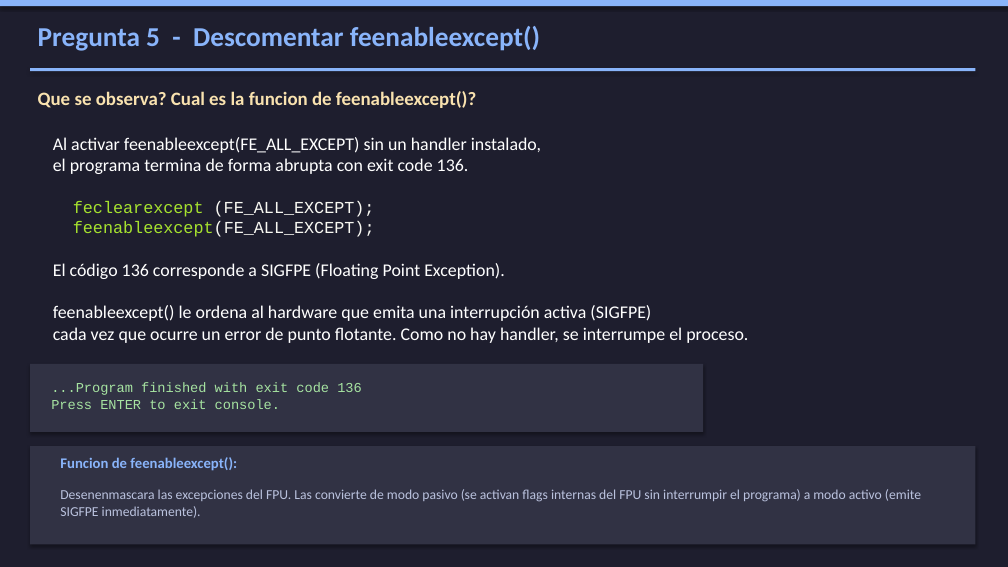
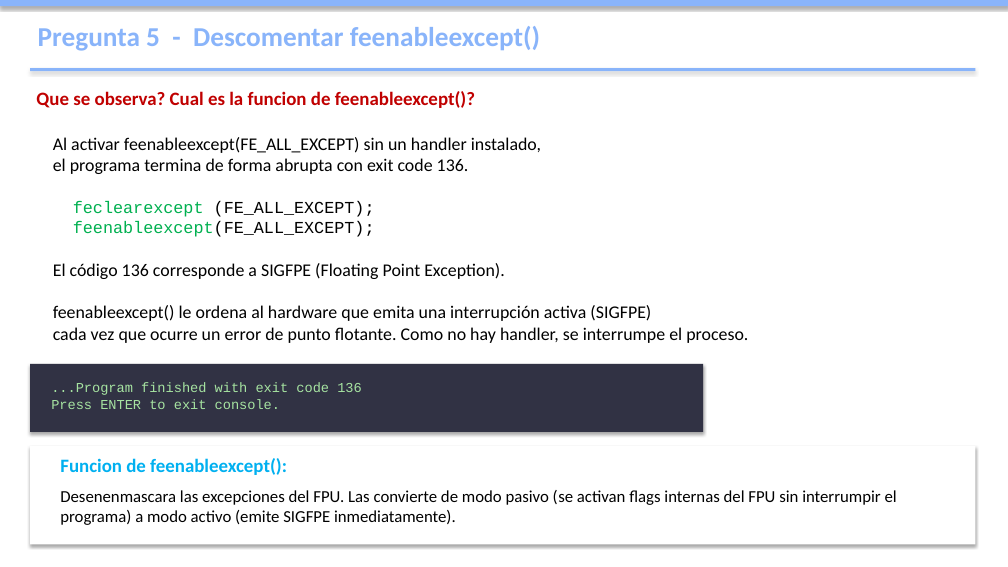
Before and after one commit to Juan-Stella/Control-y-Sistemas, a slide deck: slide 3 of Tp3/Ejercicio_6_Presentacion.pptx. Drawn at 1008x567 pixels with LibreOffice and Linux fonts; fonts in the diff are those of the drawing. Boxes give left, top, right and bottom in pixels: in the first picture for what was removed or moved away, otherwise in the second. Text is boxed around its words. In the diff, an @@ line names an element or a change of style, - is before the commit and + after.

```diff
--- a/Tp3/Ejercicio_6_Presentacion.pptx
+++ b/Tp3/Ejercicio_6_Presentacion.pptx
@@ background #1E1E2E to #FFFFFF @@
@@ text "Que se observa? Cual es ..." at [36,91,475,108]: text colour #F9E2AF to #C00000 @@
@@ text "Al activar feenableexcept(FE_ALL_EXCEPT) sin un ..." at [53,137,748,343]: text colour #FFFFFF to #000000 in "Al activar feenableexcept(FE_ALL_EXCEPT) sin un handler inst ...", "El código 136 corresponde a SIGFPE (Floating ..."; text colour #A6E22E to #00B050 in "feclearexcept", "feenableexcept(FE_ALL_EXCEPT);"; text colour #F8F8F2 to #000000 in "(FE_ALL_EXCEPT);", "feenableexcept(FE_ALL_EXCEPT);" @@
@@ rectangle at [30,446,975,544]: fill #313244 to #FFFFFF @@
@@ text "Funcion de feenableexcept():" at [60,458,287,475]: size 14 to 18 pt, text colour #89B4FA to #00B0F0 @@
@@ text "Desenenmascara las excepciones del FPU. ..." at [60,490,897,525]: size 13 to 16 pt, text colour #BAC2DE to #000000 @@
```
Also in this commit, not shown: 4 other slides changed, 1 other file.
